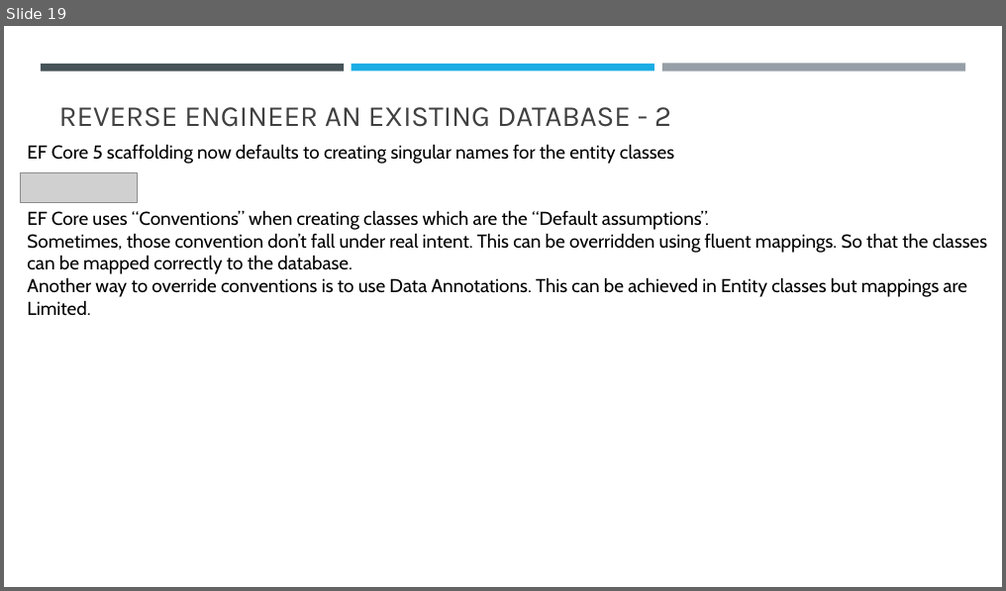
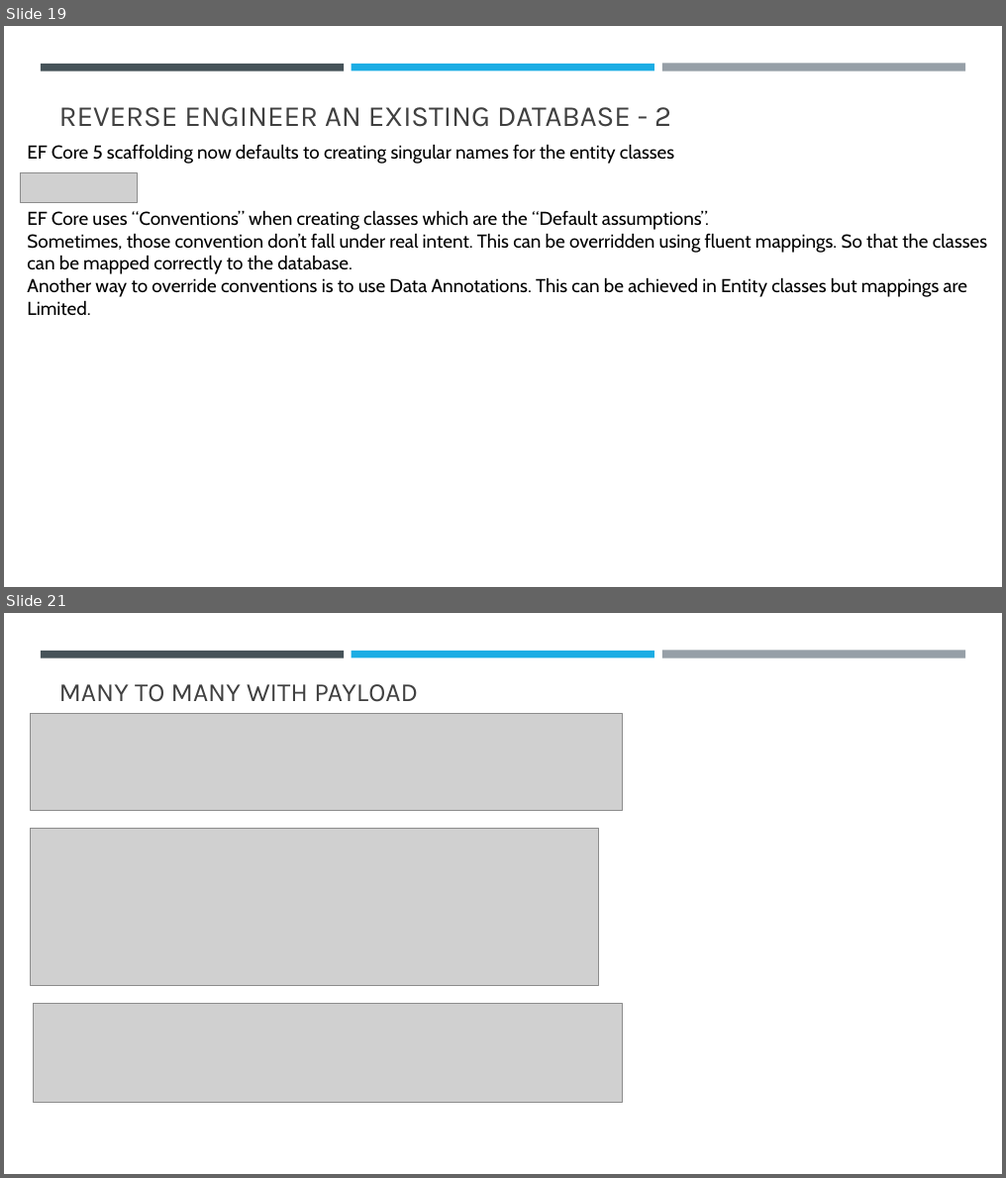
Before and after one commit to sansindia85/AzurePostgreSQL, a slide deck: Presentation/AzurePostgreSQl.pptx. Shown one above the other, each under a label of ours: slide 19 before the commit, slides 19 and 21 after it; the slides between them are not shown. The pictures are 1006x591 and 1006x1178 pixels, drawn with LibreOffice and Linux fonts; fonts in the diff are those of the drawing; grey boxes stand for pictures. Boxes give left, top, right and bottom in pixels: in the first picture for what was removed or moved away, otherwise in the second. Text is boxed around its words. In the diff, an @@ line names an element or a change of style, - is before the commit and + after.

Commit message:
Defining relationahips in your model (One to One, One to Many, Many to Many).

```diff
--- a/Presentation/AzurePostgreSQl.pptx
+++ b/Presentation/AzurePostgreSQl.pptx
@@ slide 21 added at (x1=4, y1=613, x2=1002, y2=1174), background #FFFFFF; not listed: 3 template elements that a slide beside it also shows @@
@@ title added at (x1=59, y1=684, x2=418, y2=702), 25.2 pt, text #404040 @@
+MANY TO MANY WITH PAYLOAD
@@ picture added at (x1=30, y1=713, x2=623, y2=811) @@
@@ picture added at (x1=30, y1=829, x2=598, y2=985) @@
@@ picture added at (x1=33, y1=1003, x2=623, y2=1102) @@
```
Also in this commit, not shown: 4 other slides added, 30 other files.
